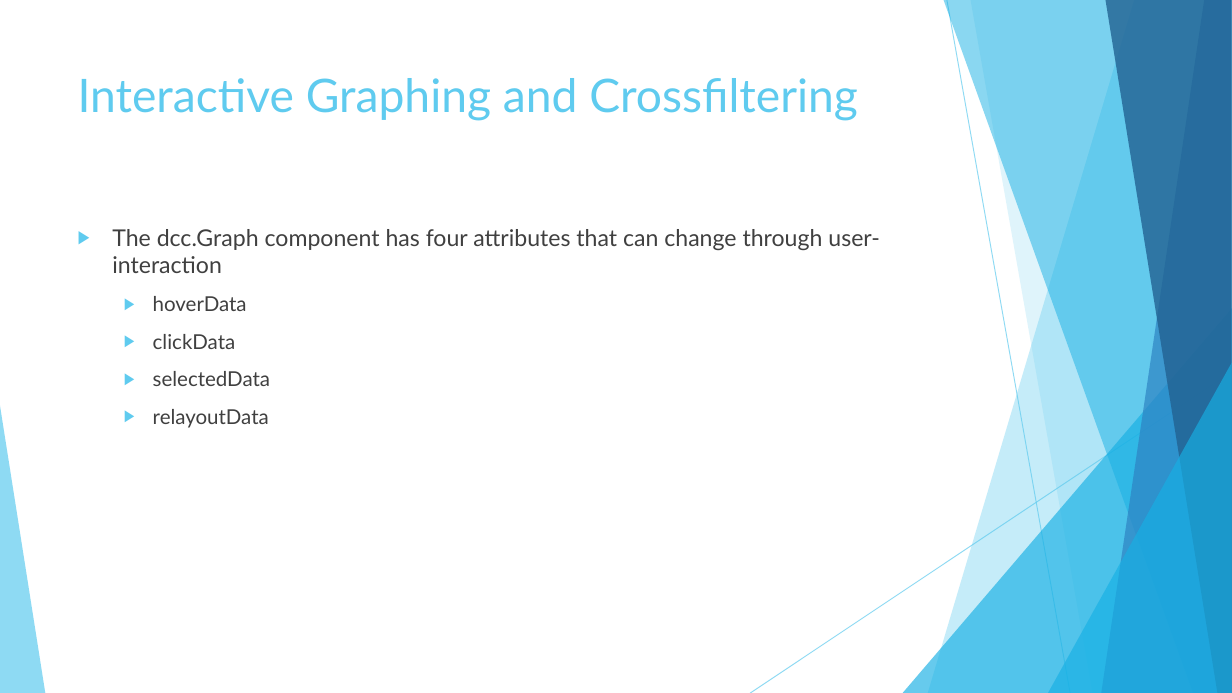
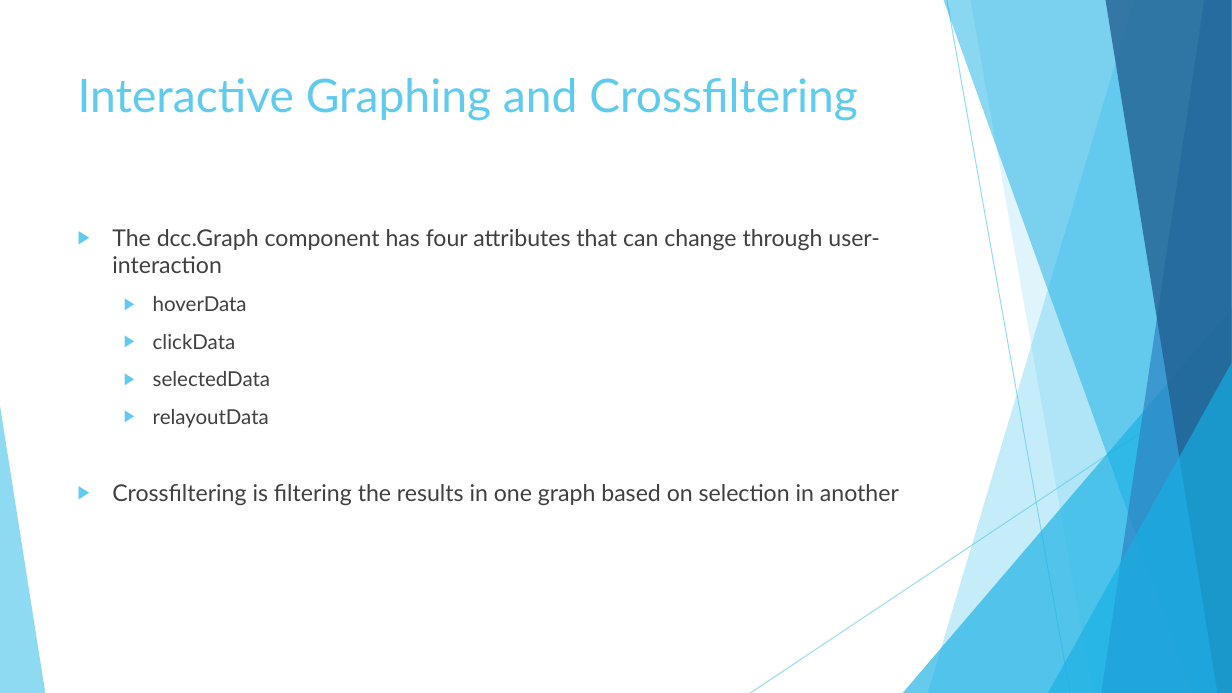
Before and after one commit to BradburyThompson/dash, a slide deck: slide 25 of Amgen_Dash_Slides.pptx. Drawn at 1232x693 pixels with LibreOffice and Linux fonts; fonts in the diff are those of the drawing. Boxes give left, top, right and bottom in pixels: in the first picture for what was removed or moved away, otherwise in the second. Text is boxed around its words. In the diff, an @@ line names an element or a change of style, - is before the commit and + after.

```diff
--- a/Amgen_Dash_Slides.pptx
+++ b/Amgen_Dash_Slides.pptx
@@ text at (x1=112, y1=484, x2=899, y2=505): paragraph added @@
+▶ Crossfiltering is filtering the results in one graph based on selection in another
```
Also in this commit, not shown: 9 other slides changed, 4 slides added.
